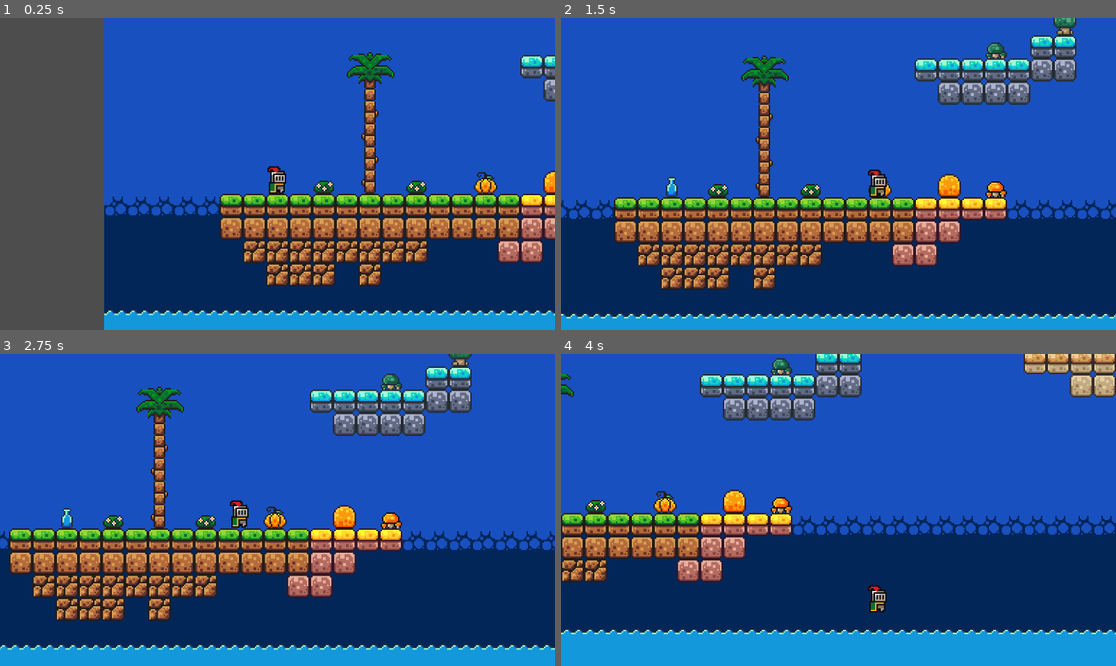
Above: before the commit, frames 1-4 (two rows, left to right).
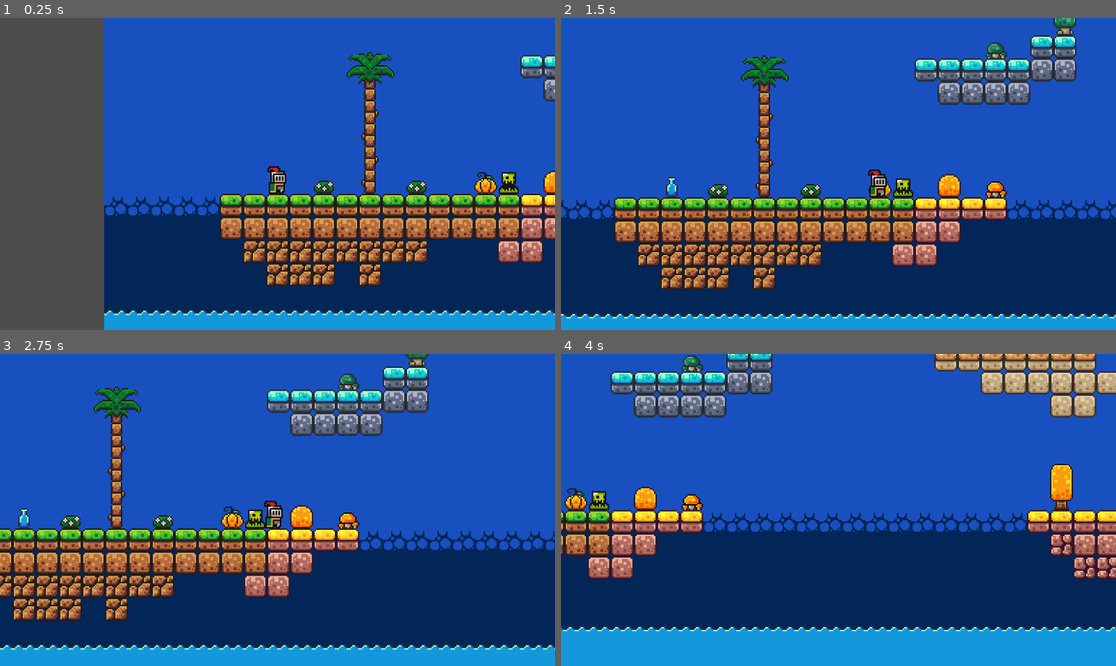
Above: after the commit, the same moments.

Repository: Yncy0/Platformer-2D
Game: Godot game, scene res://scene/levels/level_01.tscn
The game is run twice, just before and just after one commit, with the same random seed, the same clock (stepped at 60 frames per second) and the same inputs.
Inputs:
- Up to frame 1 (0.25 s): no input
- Up to frame 2 (1.5 s): tap Enter (ui_accept) at 0.5, 0.77 s; hold Right (ui_right) from 0.53 s (still down)
- Up to frame 3 (2.75 s): tap Enter (ui_accept) at 1.52 s; release Right (ui_right) at 2.03 s; hold Left (ui_left) from 2.03 s (still down)
- Up to frame 4 (4 s): release Left (ui_left) at 2.78 s; hold Right (ui_right) from 2.78 s (still down); tap Enter (ui_accept) at 3.02, 3.77 s

The runs differ from the first frame. In frame 1, 0.2% of the frame differs, in the area x 89-94%, y 49-57%; in frame 2, 0.2%; in frame 3, 24%; in frame 4, 25%, in the area x 0-100%, y 0-90%.
Error after the commit: Invalid assignment of property or key 'x' with value of type 'Vector2' on a base object of type 'Vector2'. (res://script/characters/enemy/grounded_enemy.gd:22)

Commit message:
add grounded enemy and slime

Diff:
--- /dev/null
+++ b/scene/characters/enemy/grounded_enemy.tscn
@@ -0,0 +1,8 @@
+[gd_scene load_steps=3 format=3 uid="uid://c1we2whqy5r26"]
+
+[ext_resource type="PackedScene" uid="uid://buvvmbfjfuhxv" path="res://scene/characters/enemy/enemy.tscn" id="1_m2do0"]
+[ext_resource type="Script" path="res://script/characters/enemy/grounded_enemy.gd" id="2_ska5p"]
+
+[node name="GroundedEnemy" instance=ExtResource("1_m2do0")]
+script = ExtResource("2_ska5p")
+SPEED = 0.0
--- /dev/null
+++ b/scene/characters/enemy/slime.tscn
@@ -0,0 +1,66 @@
+[gd_scene load_steps=7 format=3 uid="uid://cf83jtxnvs012"]
+
+[ext_resource type="PackedScene" uid="uid://c1we2whqy5r26" path="res://scene/characters/enemy/grounded_enemy.tscn" id="1_bs84u"]
+[ext_resource type="Texture2D" uid="uid://c7llwb5hvy6il" path="res://assets/brackeys_platformer_assets/sprites/slime_green.png" id="2_fcko2"]
+
+[sub_resource type="CircleShape2D" id="CircleShape2D_s8ulu"]
+radius = 7.0
+
+[sub_resource type="Animation" id="Animation_eaaok"]
+resource_name = "idle"
+length = 0.4
+loop_mode = 1
+tracks/0/type = "value"
+tracks/0/imported = false
+tracks/0/enabled = true
+tracks/0/path = NodePath("Sprite2D:frame")
+tracks/0/interp = 1
+tracks/0/loop_wrap = true
+tracks/0/keys = {
+"times": PackedFloat32Array(0, 0.1, 0.2, 0.3),
+"transitions": PackedFloat32Array(1, 1, 1, 1),
+"update": 1,
+"values": [4, 5, 6, 7]
+}
+
+[sub_resource type="Animation" id="Animation_843pv"]
+length = 0.001
+tracks/0/type = "value"
+tracks/0/imported = false
+tracks/0/enabled = true
+tracks/0/path = NodePath("Sprite2D:frame")
+tracks/0/interp = 1
+tracks/0/loop_wrap = true
+tracks/0/keys = {
+"times": PackedFloat32Array(0),
+"transitions": PackedFloat32Array(1),
+"update": 1,
+"values": [4]
+}
+
+[sub_resource type="AnimationLibrary" id="AnimationLibrary_dwcoa"]
+_data = {
+"RESET": SubResource("Animation_843pv"),
+"idle": SubResource("Animation_eaaok")
+}
+
+[node name="Slime" instance=ExtResource("1_bs84u")]
+
+[node name="Sprite2D" parent="." index="0"]
+position = Vector2(0, -4)
+texture = ExtResource("2_fcko2")
+hframes = 4
+vframes = 3
+frame = 4
+metadata/_edit_lock_ = true
+
+[node name="CollisionShape2D" parent="." index="1"]
+position = Vector2(0, 1)
+shape = SubResource("CircleShape2D_s8ulu")
+metadata/_edit_lock_ = true
+
+[node name="AnimationPlayer" parent="." index="2"]
+libraries = {
+"": SubResource("AnimationLibrary_dwcoa")
+}
+autoplay = "idle"
--- a/scene/levels/level_01.tscn
+++ b/scene/levels/level_01.tscn
@@ -13,7 +13,7 @@
 layer_1/name = "Mid"
 layer_1/tile_data = PackedInt32Array(1835013, 1, 0, 1835014, 1, 0, 1835015, 1, 0, 1835016, 1, 0, 1835017, 1, 0, 1835018 …(2288 unchanged characters)…
 layer_2/name = "Entities"
-layer_2/tile_data = PackedInt32Array()
+layer_2/tile_data = PackedInt32Array(1769489, 2, 131072)
 layer_3/name = "Front"
 layer_3/tile_data = PackedInt32Array(2162688, 262145, 9, 2162689, 262145, 9, 2162690, 262145, 9, 2162691, 262145, 9, 21 …(10429 unchanged characters)…
 
--- a/scene/levels/tileset01.tres
+++ b/scene/levels/tileset01.tres
@@ -1,7 +1,8 @@
-[gd_resource type="TileSet" load_steps=5 format=3 uid="uid://b0yrhl5jscbfa"]
+[gd_resource type="TileSet" load_steps=7 format=3 uid="uid://b0yrhl5jscbfa"]
 
 [ext_resource type="Texture2D" uid="uid://5usctshlve13" path="res://assets/brackeys_platformer_assets/sprites/platforms.png" id="1_hxxvy"]
 [ext_resource type="Texture2D" uid="uid://c3xomxff5cf48" path="res://assets/brackeys_platformer_assets/sprites/world_tileset.png" id="2_w6o1t"]
+[ext_resource type="PackedScene" uid="uid://cf83jtxnvs012" path="res://scene/characters/enemy/slime.tscn" id="3_cesv2"]
 
 [sub_resource type="TileSetAtlasSource" id="TileSetAtlasSource_xl4bb"]
 texture = ExtResource("1_hxxvy")
@@ -465,7 +466,11 @@
 3:15/0/physics_layer_0/linear_velocity = Vector2(0, 0)
 3:15/0/physics_layer_0/angular_velocity = 0.0
 
+[sub_resource type="TileSetScenesCollectionSource" id="TileSetScenesCollectionSource_vv4xq"]
+scenes/2/scene = ExtResource("3_cesv2")
+
 [resource]
 physics_layer_0/collision_layer = 1
 sources/0 = SubResource("TileSetAtlasSource_xl4bb")
 sources/1 = SubResource("TileSetAtlasSource_fjtay")
+sources/2 = SubResource("TileSetScenesCollectionSource_vv4xq")
--- /dev/null
+++ b/script/characters/enemy/grounded_enemy.gd
@@ -0,0 +1,27 @@
+extends CharacterBody2D
+
+
+@export var SPEED = 300.0
+
+# Get the gravity from the project settings to be synced with RigidBody nodes.
+var gravity: int = ProjectSettings.get_setting("physics/2d/default_gravity")
+
+
+func _physics_process(delta: float) -> void:
+	# Add the gravity.
+	if not is_on_floor():
+		velocity.y += gravity * delta
+
+
+	var direction := Vector2(1, 0)
+
+	if is_on_wall():
+		direction = Vector2(-1, 0)
+
+	if direction:
+		velocity.x = direction * SPEED
+
+
+
+
+	move_and_slide()
